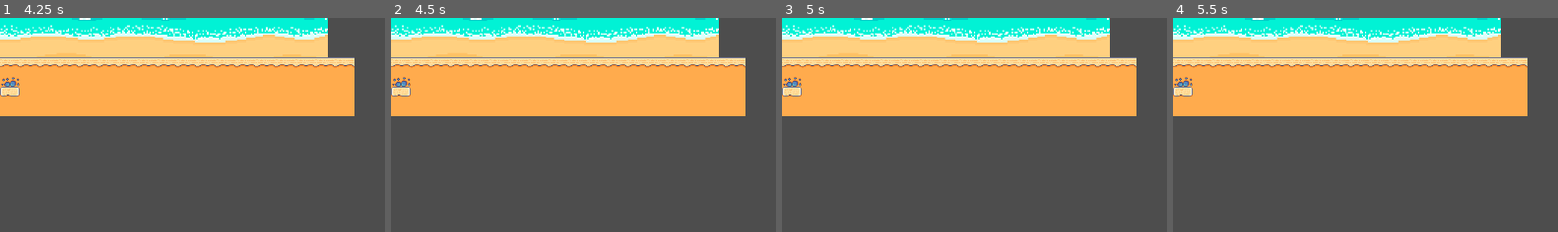
Above: before the commit, frames 1-4 (left to right).
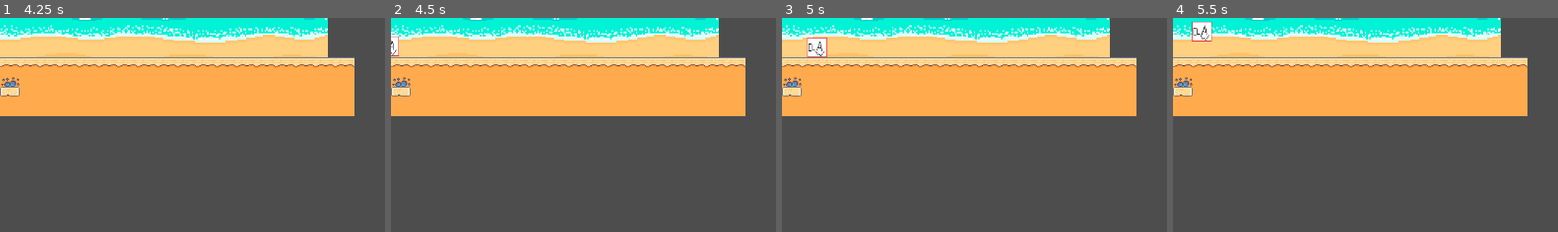
Above: after the commit, the same moments.

Repository: Ruilesser/CHacks2025
Game: Godot game, scene res://Scenes/title_screen.tscn
Same seed, same stepped clock (60 frames per second), same inputs: the game is played once before the commit and once after it. The project has no main scene, so this scene is started directly.
Inputs (mouse positions are % of the whole screen's width and height, from its top left):
- Up to frame 1 (4.25 s): click (49, 88) at 0.5 s; tap Enter at 1.25, 2.75 s; hold D (p1_right, bound only after the commit) 1.28-2.78 s; tap Left (p2_left, bound only after the commit) at 1.35, 3.8 s; tap W (p1_up, bound only after the commit) at 1.52, 1.82, 2.27, 2.57, 3.05, 3.6, 3.77, 4.07 s; tap Right (p2_right, bound only after the commit) at 1.55, 2.1 s; tap Space at 2, 3.5 s; tap Up (p2_up, bound only after the commit) at 2.3, 2.85 s; hold A (p1_left, bound only after the commit) 2.78-3.53 s; hold D (p1_right, bound only after the commit) from 3.53 s (still down)
- Up to frame 2 (4.5 s): keep holding D (p1_right, bound only after the commit); tap Enter at 4.25 s; tap Left (p2_left, bound only after the commit) at 4.35 s
- Up to frame 3 (5 s): keep holding D (p1_right, bound only after the commit); tap W (p1_up, bound only after the commit) at 4.52, 4.82 s; tap Right (p2_right, bound only after the commit) at 4.55 s
- Up to frame 4 (5.5 s): release D (p1_right, bound only after the commit) at 5.03 s; hold A (p1_left, bound only after the commit) from 5.03 s (still down); tap Right (p2_right, bound only after the commit) at 5.1 s; tap W (p1_up, bound only after the commit) at 5.27 s; tap Up (p2_up, bound only after the commit) at 5.3 s
The pictures show only the part of the screen within x 0-50%, y 0-50%; the shares and areas given below are measured in that part.

Frame 1 is identical in both runs. In frame 2, 0.2% of the frame differs, in the area x 0-3%, y 8-18%; in frame 3, 0.5%, in the area x 6-12%, y 9-19%; in frame 4, 0.5%.

Commit message:
Added player movement code

Diff:
--- a/one-armed-crabs/Player/player.tscn
+++ b/one-armed-crabs/Player/player.tscn
@@ -1,6 +1,7 @@
-[gd_scene load_steps=4 format=3 uid="uid://c1vkaksppf5nn"]
+[gd_scene load_steps=5 format=3 uid="uid://c1vkaksppf5nn"]
 
 [ext_resource type="Texture2D" uid="uid://c45oslirhymbv" path="res://Assets/claw.png" id="1_lc4fw"]
+[ext_resource type="Script" path="res://Scripts/player.gd" id="1_qw6o1"]
 
 [sub_resource type="SpriteFrames" id="SpriteFrames_htg1f"]
 animations = [{
@@ -17,6 +18,7 @@
 size = Vector2(32, 32)
 
 [node name="Player" type="CharacterBody2D"]
+script = ExtResource("1_qw6o1")
 
 [node name="AnimatedSprite2D" type="AnimatedSprite2D" parent="."]
 sprite_frames = SubResource("SpriteFrames_htg1f")
--- /dev/null
+++ b/one-armed-crabs/Scripts/player.gd
@@ -0,0 +1,48 @@
+extends CharacterBody2D
+
+@export var isPlayer2 = false
+
+@export var SPEED = 120.0
+@export var JUMP_VELOCITY = -300.0
+
+@export_range(0, 1) var deceleration = 0.1
+@export_range(0, 1) var acceleration = 0.1
+@export_range(0, 1) var decelerate_on_jump_release = 0.5
+
+func _physics_process(delta: float) -> void:
+	# Add the gravity.
+	if not is_on_floor():
+		velocity += get_gravity() * delta
+
+	if isPlayer2 == false:
+		# Handle jump.
+		if Input.is_action_just_pressed("p1_up") and is_on_floor():
+			velocity.y = JUMP_VELOCITY
+
+		if Input.is_action_just_released("p1_up") and velocity.y < 0:
+			velocity.y *= decelerate_on_jump_release
+
+		# Get the input direction and handle the movement/deceleration.
+		# As good practice, you should replace UI actions with custom gameplay actions.
+		var direction := Input.get_axis("p1_left", "p1_right")
+		if direction:
+			velocity.x = move_toward(velocity.x, direction * SPEED, SPEED * acceleration)
+		else:
+			velocity.x = move_toward(velocity.x, 0, SPEED * deceleration)
+	else:
+		# Handle jump.
+		if Input.is_action_just_pressed("p2_up") and is_on_floor():
+			velocity.y = JUMP_VELOCITY
+
+		if Input.is_action_just_released("p2_up") and velocity.y < 0:
+			velocity.y *= decelerate_on_jump_release
+
+		# Get the input direction and handle the movement/deceleration.
+		# As good practice, you should replace UI actions with custom gameplay actions.
+		var direction := Input.get_axis("p2_left", "p2_right")
+		if direction:
+			velocity.x = move_toward(velocity.x, direction * SPEED, SPEED * acceleration)
+		else:
+			velocity.x = move_toward(velocity.x, 0, SPEED * deceleration)
+
+	move_and_slide()
--- a/one-armed-crabs/project.godot
+++ b/one-armed-crabs/project.godot
@@ -20,6 +20,49 @@
 window/size/viewport_height=720
 window/stretch/mode="viewport"
 
+[input]
+
+p1_up={
+"deadzone": 0.5,
+"events": [Object(InputEventKey,"resource_local_to_scene":false,"resource_name":"","device":-1,"window_id":0,"alt_pressed":false,"shift_pressed":false,"ctrl_pressed":false,"meta_pressed":false,"pressed":false,"keycode":0,"physical_keycode":87,"key_label":0,"unicode":119,"location":0,"echo":false,"script":null)
+]
+}
+p1_left={
+"deadzone": 0.5,
+"events": [Object(InputEventKey,"resource_local_to_scene":false,"resource_name":"","device":-1,"window_id":0,"alt_pressed":false,"shift_pressed":false,"ctrl_pressed":false,"meta_pressed":false,"pressed":false,"keycode":0,"physical_keycode":65,"key_label":0,"unicode":97,"location":0,"echo":false,"script":null)
+]
+}
+p1_down={
+"deadzone": 0.5,
+"events": [Object(InputEventKey,"resource_local_to_scene":false,"resource_name":"","device":-1,"window_id":0,"alt_pressed":false,"shift_pressed":false,"ctrl_pressed":false,"meta_pressed":false,"pressed":false,"keycode":0,"physical_keycode":83,"key_label":0,"unicode":115,"location":0,"echo":false,"script":null)
+]
+}
+p1_right={
+"deadzone": 0.5,
+"events": [Object(InputEventKey,"resource_local_to_scene":false,"resource_name":"","device":-1,"window_id":0,"alt_pressed":false,"shift_pressed":false,"ctrl_pressed":false,"meta_pressed":false,"pressed":false,"keycode":0,"physical_keycode":68,"key_label":0,"unicode":100,"location":0,"echo":false,"script":null)
+]
+}
+p2_up={
+"deadzone": 0.5,
+"events": [Object(InputEventKey,"resource_local_to_scene":false,"resource_name":"","device":-1,"window_id":0,"alt_pressed":false,"shift_pressed":false,"ctrl_pressed":false,"meta_pressed":false,"pressed":false,"keycode":0,"physical_keycode":4194320,"key_label":0,"unicode":0,"location":0,"echo":false,"script":null)
+]
+}
+p2_left={
+"deadzone": 0.5,
+"events": [Object(InputEventKey,"resource_local_to_scene":false,"resource_name":"","device":-1,"window_id":0,"alt_pressed":false,"shift_pressed":false,"ctrl_pressed":false,"meta_pressed":false,"pressed":false,"keycode":0,"physical_keycode":4194319,"key_label":0,"unicode":0,"location":0,"echo":false,"script":null)
+]
+}
+p2_down={
+"deadzone": 0.5,
+"events": [Object(InputEventKey,"resource_local_to_scene":false,"resource_name":"","device":-1,"window_id":0,"alt_pressed":false,"shift_pressed":false,"ctrl_pressed":false,"meta_pressed":false,"pressed":false,"keycode":0,"physical_keycode":4194322,"key_label":0,"unicode":0,"location":0,"echo":false,"script":null)
+]
+}
+p2_right={
+"deadzone": 0.5,
+"events": [Object(InputEventKey,"resource_local_to_scene":false,"resource_name":"","device":-1,"window_id":0,"alt_pressed":false,"shift_pressed":false,"ctrl_pressed":false,"meta_pressed":false,"pressed":false,"keycode":0,"physical_keycode":4194321,"key_label":0,"unicode":0,"location":0,"echo":false,"script":null)
+]
+}
+
 [rendering]
 
 textures/canvas_textures/default_texture_filter=0
